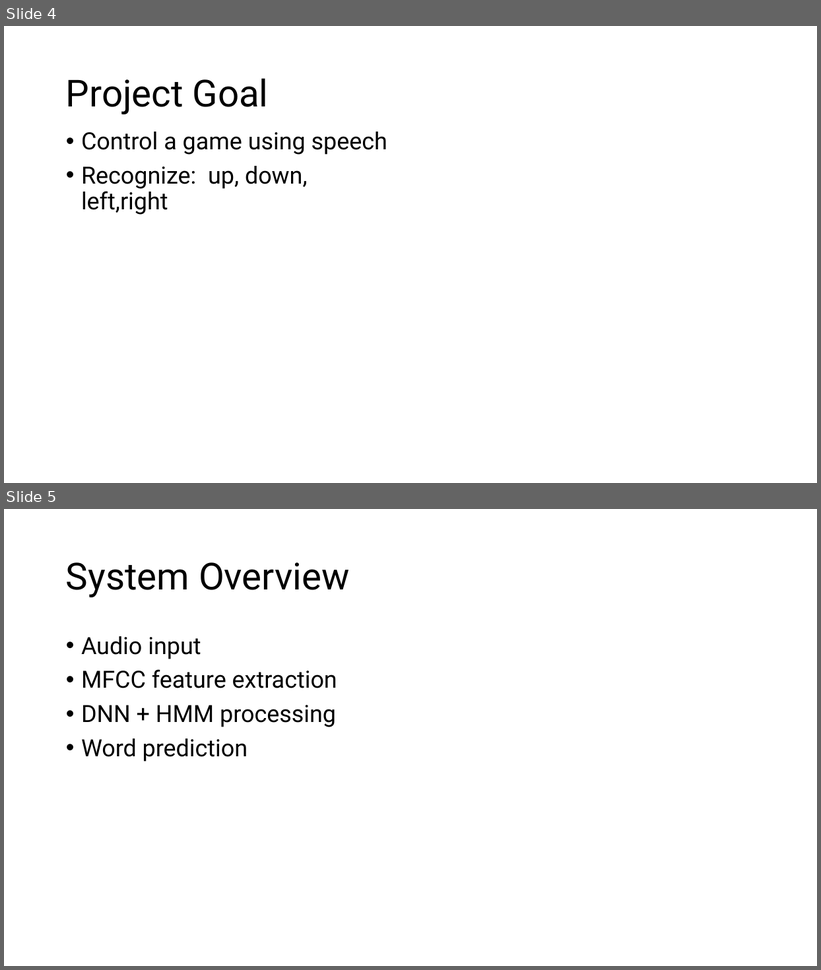
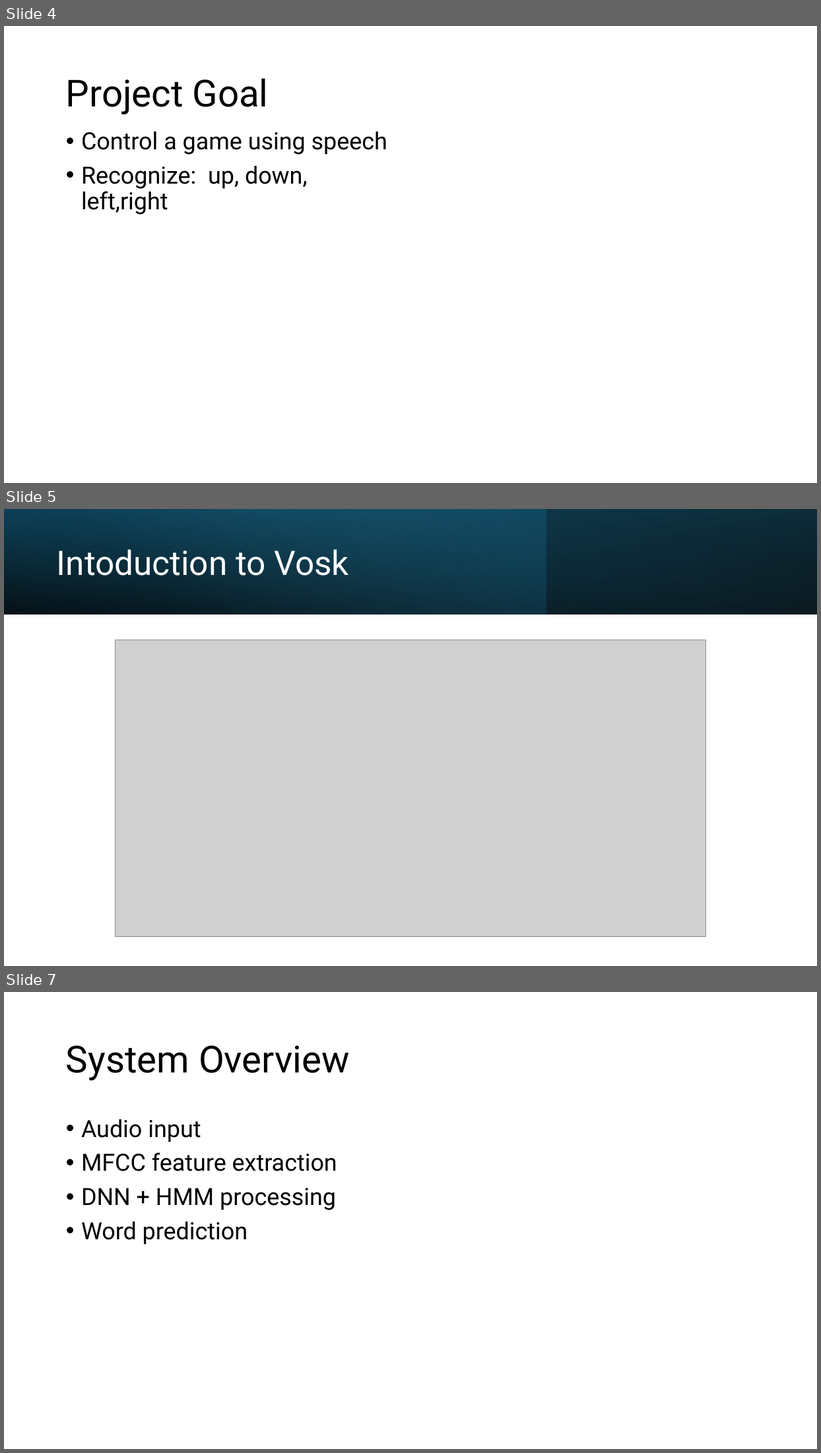
Before and after one commit to K1-mbf/Scibio_final_project, a slide deck: presentation.pptx. Shown one above the other, each under a label of ours: slides 4 and 5 before the commit, slides 4, 5 and 7 after it; the slides between them are not shown. The pictures are 821x970 and 821x1453 pixels, drawn with LibreOffice and Linux fonts; fonts in the diff are those of the drawing; grey boxes stand for pictures. Boxes give left, top, right and bottom in pixels: in the first picture for what was removed or moved away, otherwise in the second. Text is boxed around its words. In the diff, an @@ line names an element or a change of style, - is before the commit and + after.

```diff
--- a/presentation.pptx
+++ b/presentation.pptx
@@ slide 5 added at (x1=4, y1=509, x2=817, y2=966), background #FFFFFF @@
@@ rectangle added at (x1=4, y1=509, x2=817, y2=614), fill gradient #000000 to #104862 @@
@@ rectangle added at (x1=4, y1=509, x2=547, y2=614), fill gradient #156082 to #46B1E1 @@
@@ rectangle added at (x1=4, y1=509, x2=817, y2=614), fill gradient #000000 to #156082 @@
@@ title added at (x1=57, y1=549, x2=349, y2=576), 40 pt, text #FFFFFF @@
+Intoduction to Vosk
@@ picture added at (x1=115, y1=640, x2=706, y2=937) @@
@@ what was slide 5 is now slide 7 @@
```
Also in this commit, not shown: 1 other slide added.
